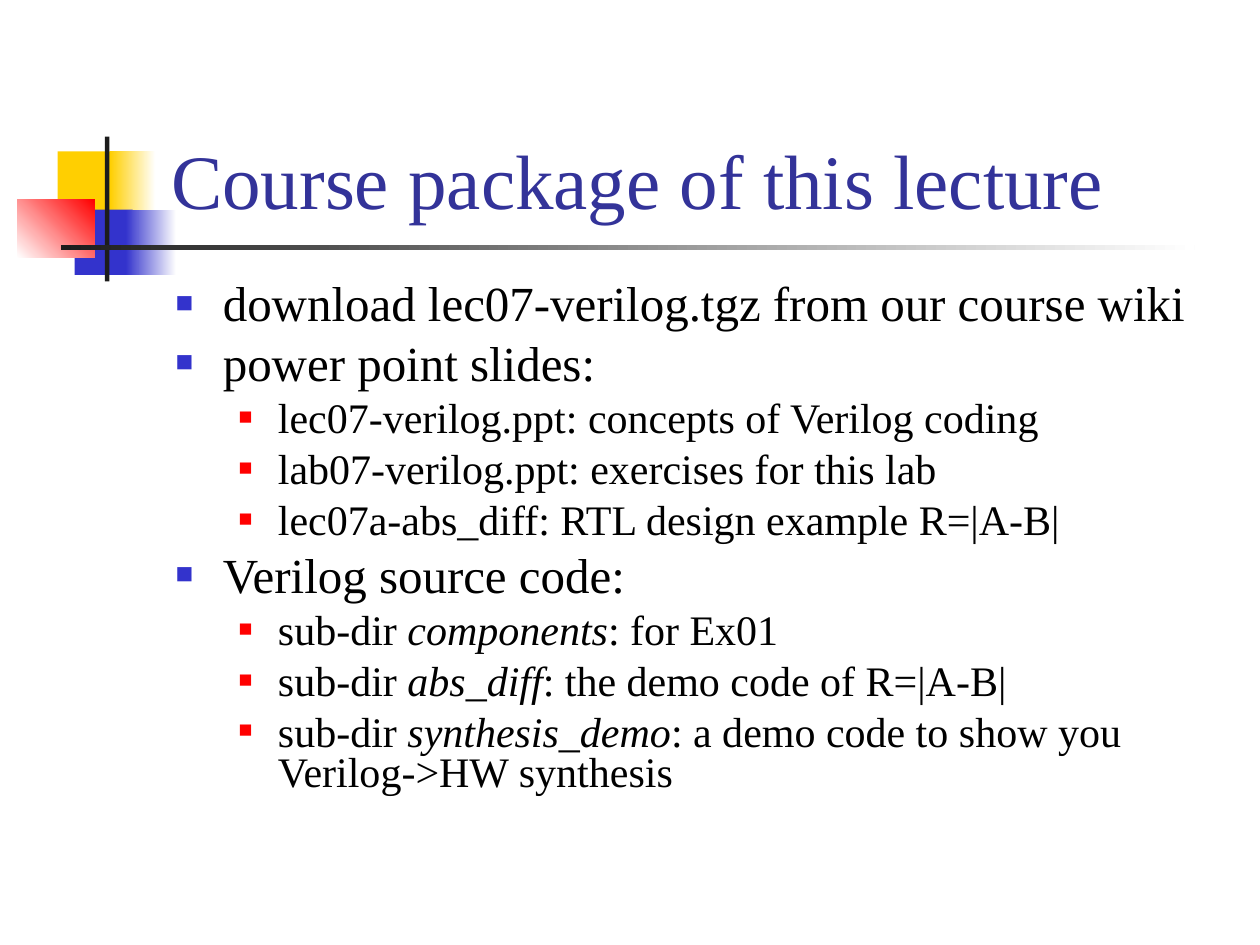
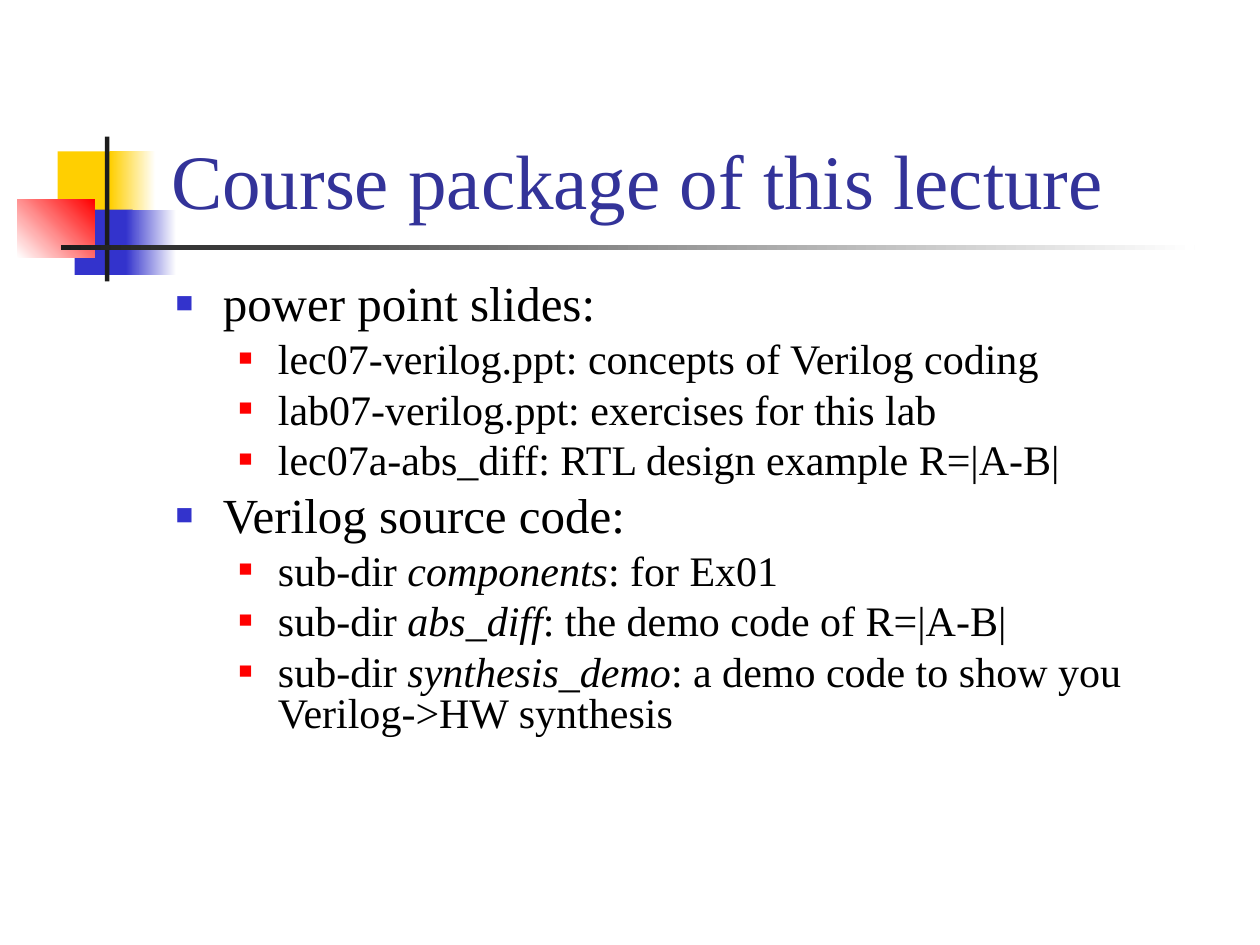
Before and after one commit to CGUSystemCourses/ComputerOrg-2015, a slide deck: slide 3 of Lectures/lec07-verilog/lec07-verilog.ppt. Drawn at 1260x945 pixels with LibreOffice and Linux fonts; fonts in the diff are those of the drawing. Boxes give left, top, right and bottom in pixels: in the first picture for what was removed or moved away, otherwise in the second. Text is boxed around its words. In the diff, an @@ line names an element or a change of style, - is before the commit and + after.

Commit message:
review for lec07-verilog and fix midterm slides

```diff
--- a/Lectures/lec07-verilog/lec07-verilog.ppt
+++ b/Lectures/lec07-verilog/lec07-verilog.ppt
@@ text at (223, 286, 1185, 331): paragraph removed @@
-■ download lec07-verilog.tgz from our course wiki
```
Also in this commit, not shown: 4 other slides changed, 2 other files.
